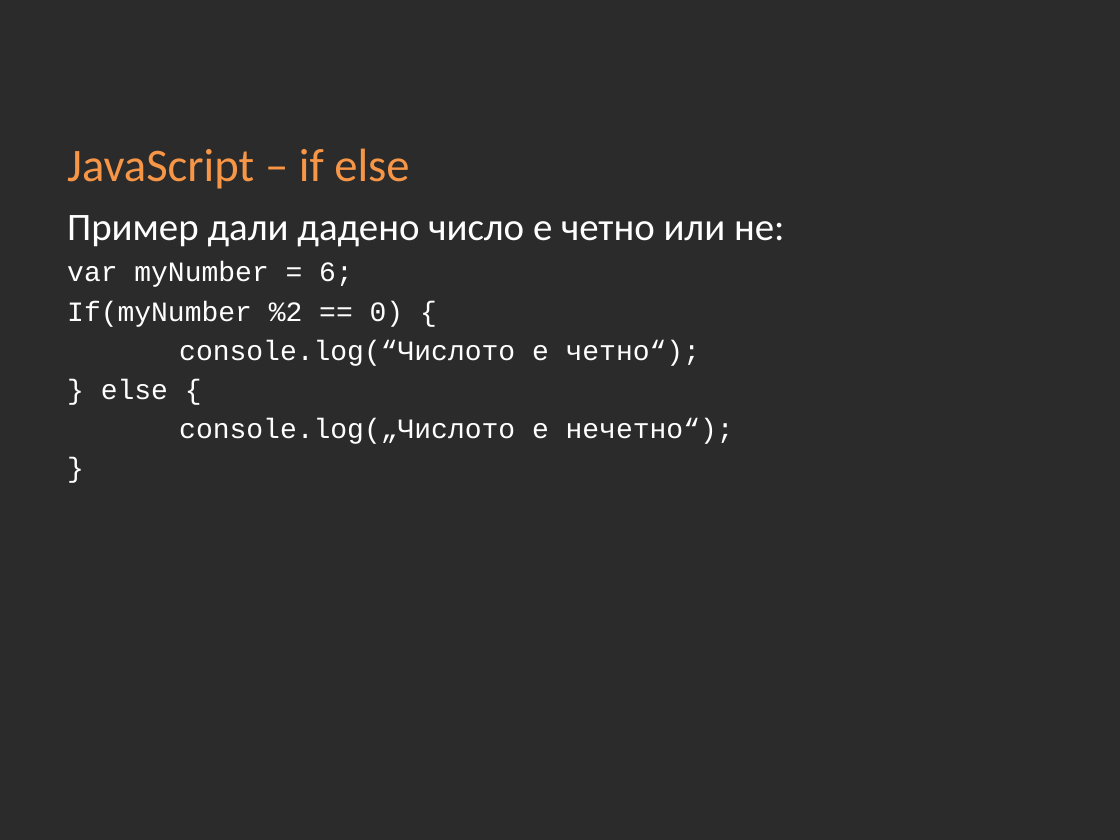
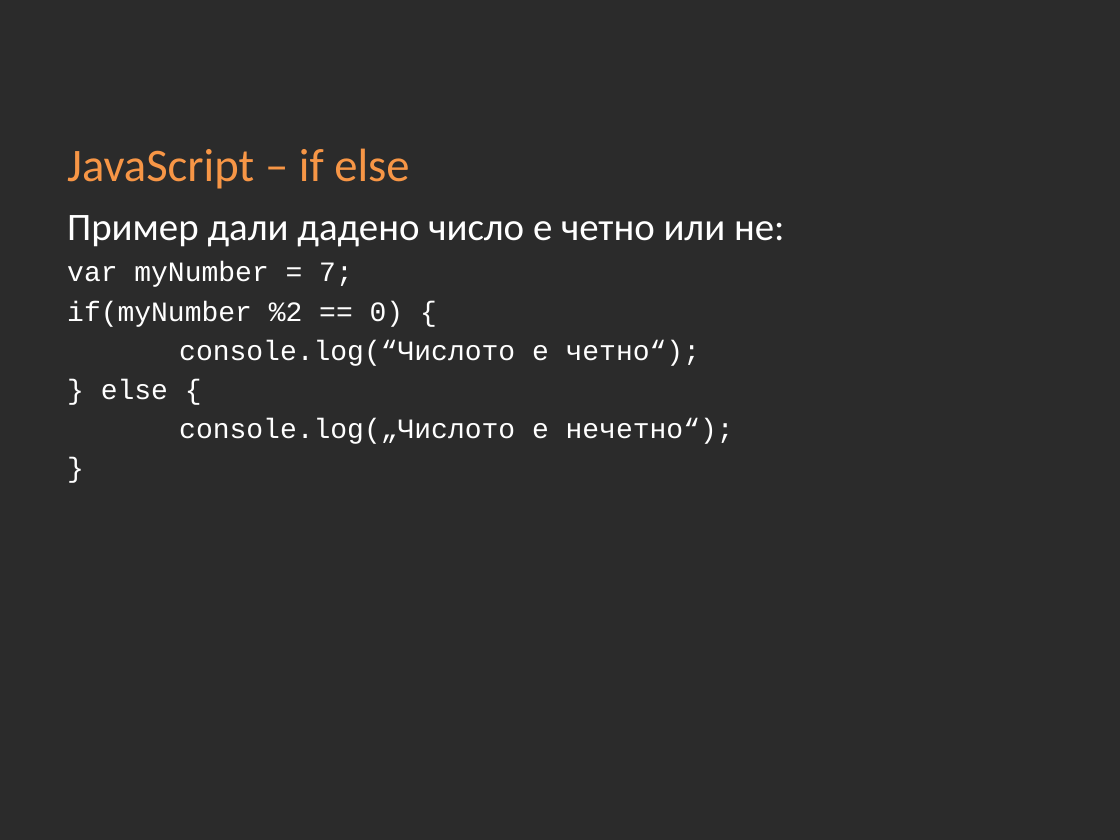
Before and after one commit to Academy-Soft-Intellect/Front-End-Course, a slide deck: slide 38 of 10-JavaScript-Basics.pptx. Drawn at 1120x840 pixels with LibreOffice and Linux fonts; fonts in the diff are those of the drawing; background and template pictures are left out; a plain dark background stands for a picture behind light text. Boxes give left, top, right and bottom in pixels: in the first picture for what was removed or moved away, otherwise in the second. Text is boxed around its words. In the diff, an @@ line names an element or a change of style, - is before the commit and + after.

```diff
--- a/10-JavaScript-Basics.pptx
+++ b/10-JavaScript-Basics.pptx
@@ text at (x1=67, y1=262, x2=404, y2=327): text changed @@
-var myNumber = 6;
-If(myNumber %2 == 0) {
+var myNumber = 7;
+if(myNumber %2 == 0) {
```
Also in this commit, not shown: 4 other slides changed, 11 slides added.
